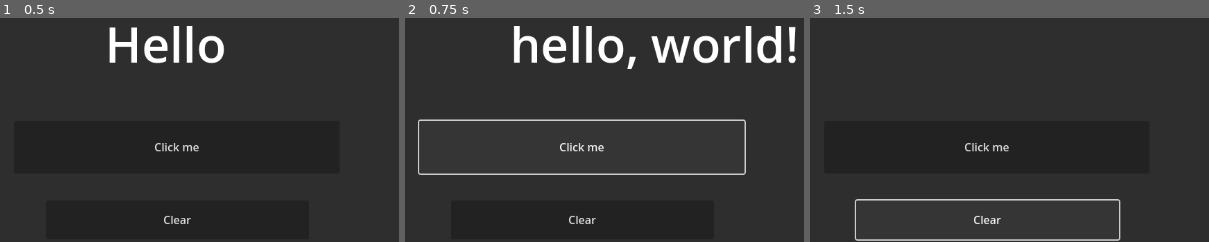
Above: before the commit, frames 1-3 (left to right).
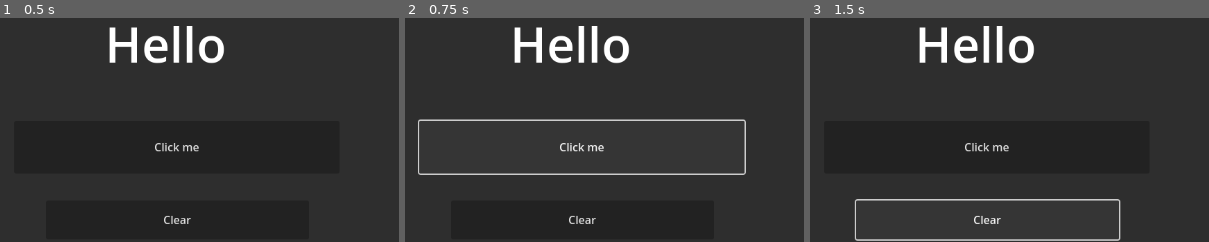
Above: after the commit, the same moments.

Repository: CasperL1/Game-design-1
Game: Godot game, scene res://control.tscn
Two runs of this game, one before a commit and one after it. Both use one fixed random seed, a clock stepped at 60 frames per second and the inputs below.
Inputs:
- Up to frame 1 (0.5 s): no input
- Up to frame 2 (0.75 s): click "Click me" at 0.5 s
- Up to frame 3 (1.5 s): click "Clear" at 1.25 s
The pictures show only the part of the screen within x 29-79%, y 39-89%; the shares and areas given below are measured in that part.

Frame 1 is identical in both runs. In frame 2, 5.4% of the frame differs, in the area x 27-98%, y 3-23%; in frame 3, 2.1%.

Commit message:
Update9/14

Diff:
--- a/Control.gd
+++ b/Control.gd
@@ -9,13 +9,3 @@
 # Called every frame. 'delta' is the elapsed time since the previous frame.
 func _process(delta):
 	pass
-
-
-func _on_button_pressed():
-	pass # Replace with function body.
-	$Panel/Label.text = "hello, world!"
-
-
-func _on_button_2_pressed():
-	pass # Replace with function body.
-	$Panel/Label.text = ""
--- a/favclub.gd
+++ b/name.gd
@@ -11,9 +11,9 @@
 	pass
 
 
-func _on_btnshow_pressed():
-	$label.text = "i was born in california"
+func _on_button_pressed():
+	$Label.text = "Logan Casper"
 
 
-func _on_btnclear_pressed():
-	$label.text = ""
+func _on_button_2_pressed():
+	$Label.text = ""
--- a/name.tscn
+++ b/name.tscn
@@ -1,36 +1,44 @@
-[gd_scene load_steps=4 format=3 uid="uid://cippi03s2rrww"]
+[gd_scene load_steps=3 format=3 uid="uid://cippi03s2rrww"]
 
-[ext_resource type="Script" path="res://Button.gd" id="1_6xnof"]
-[ext_resource type="Script" path="res://Button2.gd" id="2_f1xyt"]
+[ext_resource type="Script" path="res://name.gd" id="1_tx4r5"]
 
-[sub_resource type="LabelSettings" id="LabelSettings_57yd5"]
-font_size = 100
+[sub_resource type="LabelSettings" id="LabelSettings_03beg"]
+font_size = 36
 
-[node name="Label" type="Label"]
-offset_left = 218.0
-offset_top = 136.0
-offset_right = 1010.0
-offset_bottom = 412.0
-text = "Whats My Name"
-label_settings = SubResource("LabelSettings_57yd5")
+[node name="name" type="Control"]
+layout_mode = 3
+anchors_preset = 15
+anchor_right = 1.0
+anchor_bottom = 1.0
+grow_horizontal = 2
+grow_vertical = 2
+script = ExtResource("1_tx4r5")
 
 [node name="Button" type="Button" parent="."]
 layout_mode = 0
-offset_left = 124.0
-offset_top = 281.0
-offset_right = 551.0
-offset_bottom = 377.0
-text = "Click here"
-script = ExtResource("1_6xnof")
+offset_left = 283.0
+offset_top = 309.0
+offset_right = 846.0
+offset_bottom = 452.0
+text = "Click to Know my name"
 
 [node name="Button2" type="Button" parent="."]
 layout_mode = 0
-offset_left = 127.0
-offset_top = 394.0
-offset_right = 554.0
-offset_bottom = 490.0
+offset_left = 333.0
+offset_top = 478.0
+offset_right = 798.0
+offset_bottom = 604.0
 text = "clear"
-script = ExtResource("2_f1xyt")
 
-[connection signal="pressed" from="Button" to="Button" method="_on_pressed"]
-[connection signal="pressed" from="Button2" to="Button" method="_on_button_2_pressed"]
+[node name="Label" type="Label" parent="."]
+layout_mode = 0
+offset_left = 270.0
+offset_top = 118.0
+offset_right = 878.0
+offset_bottom = 265.0
+label_settings = SubResource("LabelSettings_03beg")
+horizontal_alignment = 1
+vertical_alignment = 1
+
+[connection signal="pressed" from="Button" to="." method="_on_button_pressed"]
+[connection signal="pressed" from="Button2" to="." method="_on_button_2_pressed"]
--- a/prog_52a.tscn
+++ b/prog_52a.tscn
@@ -6,7 +6,7 @@
 line_spacing = 2.195
 font_size = 101
 
-[node name="prog52a" type="Control"]
+[node name="prog52a (done)" type="Control"]
 layout_mode = 3
 anchors_preset = 15
 anchor_right = 1.0
--- a/prog_82a.gd
+++ b/prog_82a.gd
@@ -12,7 +12,18 @@
 
 
 func _on_btncalc_pressed():
-	var speedlimit = int($txtlimit.text)
-	var carspeed = int($txtspeed.text)
-	var milesover = carspeed - speedlimit
-	var fine = 20 + (miles)
+	var speedLimit = int($txtlimit.text)
+	var carSpeed = int($txtspeed.text)
+	var milesOver = carSpeed - speedLimit
+	var fine = 20 + (milesOver * 5)
+	$lblout.text = "Fine: %.2f" % fine
+
+
+func _on_btn_exit_pressed():
+	get_tree().quit()
+
+
+func _on_btnclear_pressed():
+	$txtlimit.text = ""
+	$txtspeed.text = ""
+	$lblout.text = ""
--- a/prog_82a.tscn
+++ b/prog_82a.tscn
@@ -5,7 +5,7 @@
 [sub_resource type="LabelSettings" id="LabelSettings_lpgf0"]
 font_size = 51
 
-[node name="Prog_82a" type="Control"]
+[node name="Prog_82a (done)" type="Control"]
 layout_mode = 3
 anchors_preset = 15
 anchor_right = 1.0
@@ -84,3 +84,5 @@
 text = "exit"
 
 [connection signal="pressed" from="btncalc" to="." method="_on_btncalc_pressed"]
+[connection signal="pressed" from="btnclear" to="." method="_on_btnclear_pressed"]
+[connection signal="pressed" from="btn exit" to="." method="_on_btn_exit_pressed"]
--- a/prog_88a.tscn
+++ b/prog_88a.tscn
@@ -5,7 +5,7 @@
 [sub_resource type="LabelSettings" id="LabelSettings_np5x2"]
 font_size = 61
 
-[node name="prog88a" type="Control"]
+[node name="prog88a (done)" type="Control"]
 layout_mode = 3
 anchors_preset = 15
 anchor_right = 1.0
--- a/subject.tscn
+++ b/subject.tscn
@@ -3,9 +3,9 @@
 [ext_resource type="Script" path="res://favclub.gd" id="1_v6c6p"]
 
 [sub_resource type="LabelSettings" id="LabelSettings_u8kyn"]
-font_size = 101
+font_size = 26
 
-[node name="favclub" type="Control"]
+[node name="fact" type="Control"]
 layout_mode = 3
 anchors_preset = 15
 anchor_right = 1.0
